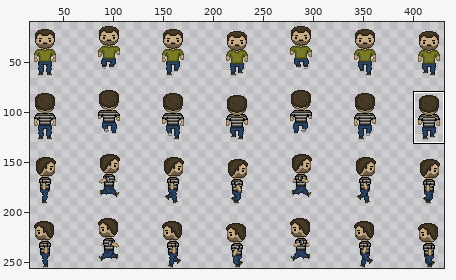
Two states of a sprite sheet, build/assets/ibrahim.png. Above, an overview of the earlier version with the close-up marked.
Close-up. As it was:
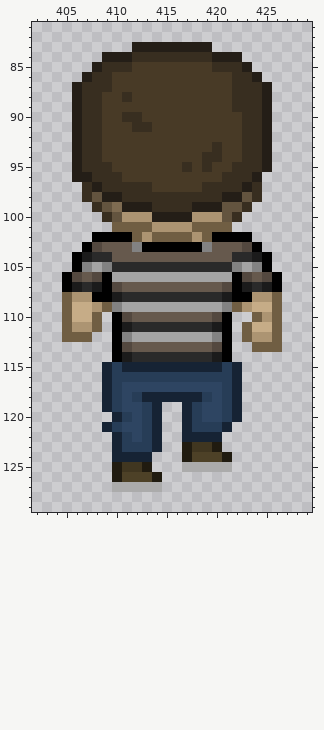
The file is 512x256 pixels. Colours within 5 levels of each other are drawn and written as one. Shown: x 402..429, y 81..129. The wide view leaves out empty margins. The commit also changed other parts of the picture, which this record leaves out.
And afterwards:
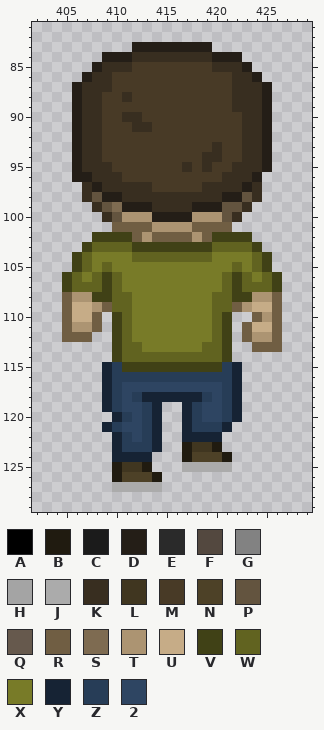
Palette (. is transparent): A #000000  B #201b10  C #1b1b1b  D #241e17  E #2a2a2a  F #53483f  G #828282  H #a4a4a4  J #ababab  K #382e20  L #403620  M #483a26  N #4d4127  P #63543f  Q #66594d  R #705e43  S #7e6b51  T #ac9472  U #c6ac87  V #404116  W #616320  X #787b28  Y #162334  Z #273d57  2 #2e4562
What changed:
@@ x 402..429 @@
 101 ........RRRRTTTTRRRR........
-102 ......AAAARTRRRRTRAAAA......
-103 .....AFQQQGAAAAAAGQQQFA.....
-104 ....ACEEQQQQQQQQQQQQEECA....
-105 ....AGHGEEEEEEEEEEEEGHGA....
-106 ...AFQFAHHHHHHHHHHHHAFQFA...
-107 ...ACECAFQQQQQQQQQQFACECA...
-108 ...RTTAACEEEEEEEEEECAATTR...
-109 ...RUUTRGHHHHHHHHHHGRTUUR...
-110 ...RUUR.AFQQQQQQQQFA..RTR...
-111 ...RTTR.ACEEEEEEEECA.RUUR...
-112 ...RRR..AGHHHHHHHHGA.RTTR...
-113 ........AFQQQQQQQQFA..RRR...
-114 ........ACEEEEEEEECA........
-115 .......YZYYYYYYYYYYZY.......
+102 ......VVVVRTRRRRTRVVVV......
+103 .....VWWWWVVVVVVVVWWWWV.....
+104 ....VWXXXXWWWWWWWWXXXXWV....
+105 ....VWXWXXXXXXXXXXXXWXWV....
+106 ...VWXWVWXXXXXXXXXXWVWXWV...
+107 ...VWWWVWXXXXXXXXXXWVWWWV...
+108 ...RTTVVWWXXXXXXXXWWVVTTR...
+109 ...RUUTRWWXXXXXXXXWWRTUUR...
+110 ...RUUR.VWXXXXXXXXWV..RTR...
+111 ...RTTR.VWXXXXXXXXWV.RUUR...
+112 ...RRR..VWXXXXXXXXWV.RTTR...
+113 ........VWWXXXXXXWWV..RRR...
+114 ........VWWWWWWWWWWV........
+115 .......YZVVVVVVVVVVZY.......
 116 .......YZZZZZZZZZZZZY.......
